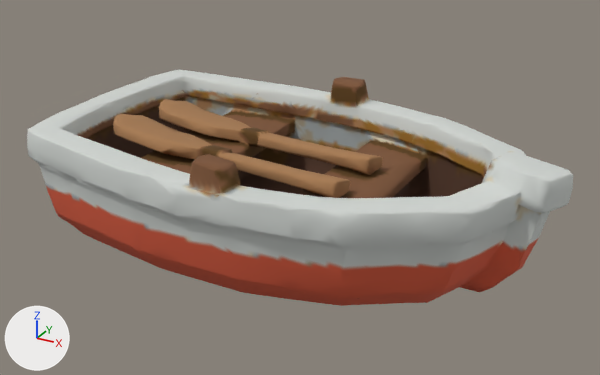
The glTF model public/models/rowboat.glb: old version first, new version second.
One viewpoint serves both versions: a camera (50 mm lens) standing at (0.713, -1.31, 0.645) and looking at (-0.005, -0.006, -0.007). The axes (+X, +Y, +Z) are drawn at lower left. The lights are the same throughout. The older version comes first. Where no turn or scale is listed for an object, it has been applied to the vertices. Vertices at exactly the same position are counted once.

Objects in the first picture: 'tripo_node_22ede67a-e595-4e5c-9dd4-078443f6a73a'.
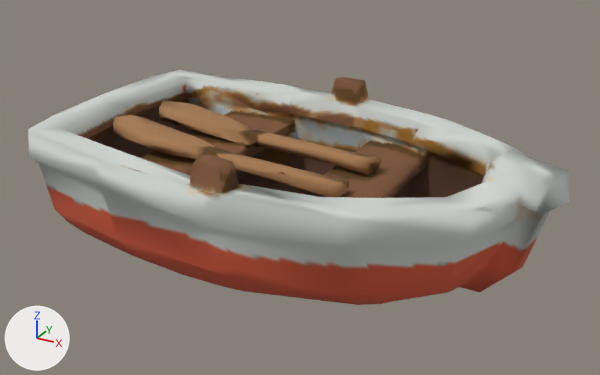
Where the newer file only moved an object's origin or applied its transform, the numbers keep the older frame.

Changed parts and their boxes (x1, y1, x2, y2) in the pictures (600 x 375 px):
'tripo_node_22ede67a-e595-4e5c-9dd4-078443f6a73a', reshaped: before (27, 70, 573, 306); after (28, 70, 570, 305)
part 1 of me_tripo_mesh_22ede67a_e595_4e5c_9dd4_078443f6a73a, cut back: before (27, 70, 573, 306)

What changed in the scene script:
```text
Change me_tripo_mesh_22ede67a_e595_4e5c_9dd4_078443f6a73a:
    used by ob_tripo_node_22ede67a_e595_4e5c_9dd4_078443f6a73a; location = (0.0, 0.0, 0.0)
    remove me_tripo_mesh_22ede67a_e595_4e5c_9dd4_078443f6a73a.from_pydata(...)  # 2749 vertices, 5494 faces; spans x -0.5..0.5, y -0.3..0.3, z -0.136..0.136
    add me_tripo_mesh_22ede67a_e595_4e5c_9dd4_078443f6a73a.from_pydata(...)  # 702 vertices, 1400 faces; spans x -0.5..0.497, y -0.3..0.299, z -0.136..0.136
    me_tripo_mesh_22ede67a_e595_4e5c_9dd4_078443f6a73a part 1: 1 vertex moved within x 0.354, y 0.004, z -0.039; 2047 vertices removed from x -0.5..0.5, y -0.3..0.3, z -0.136..0.136
```
